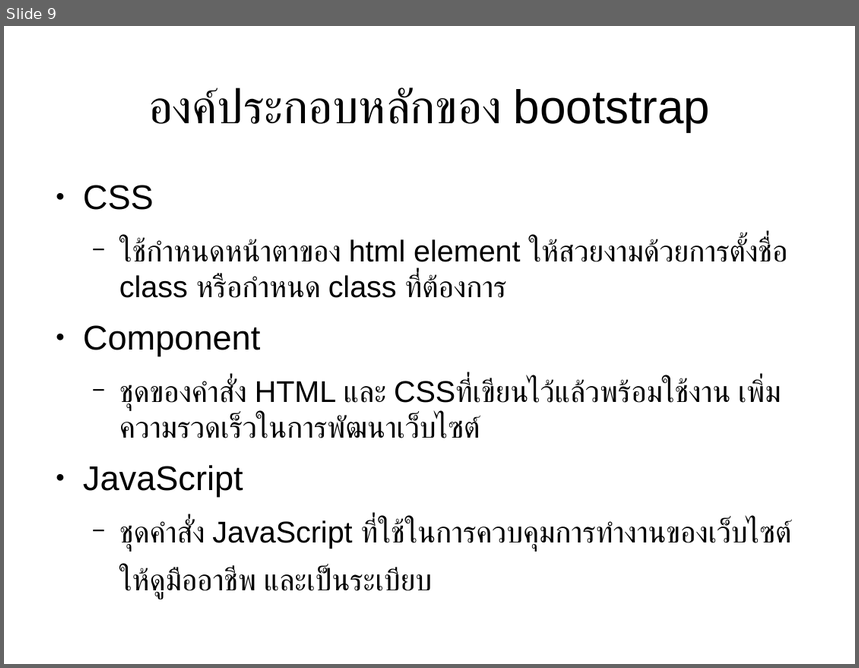
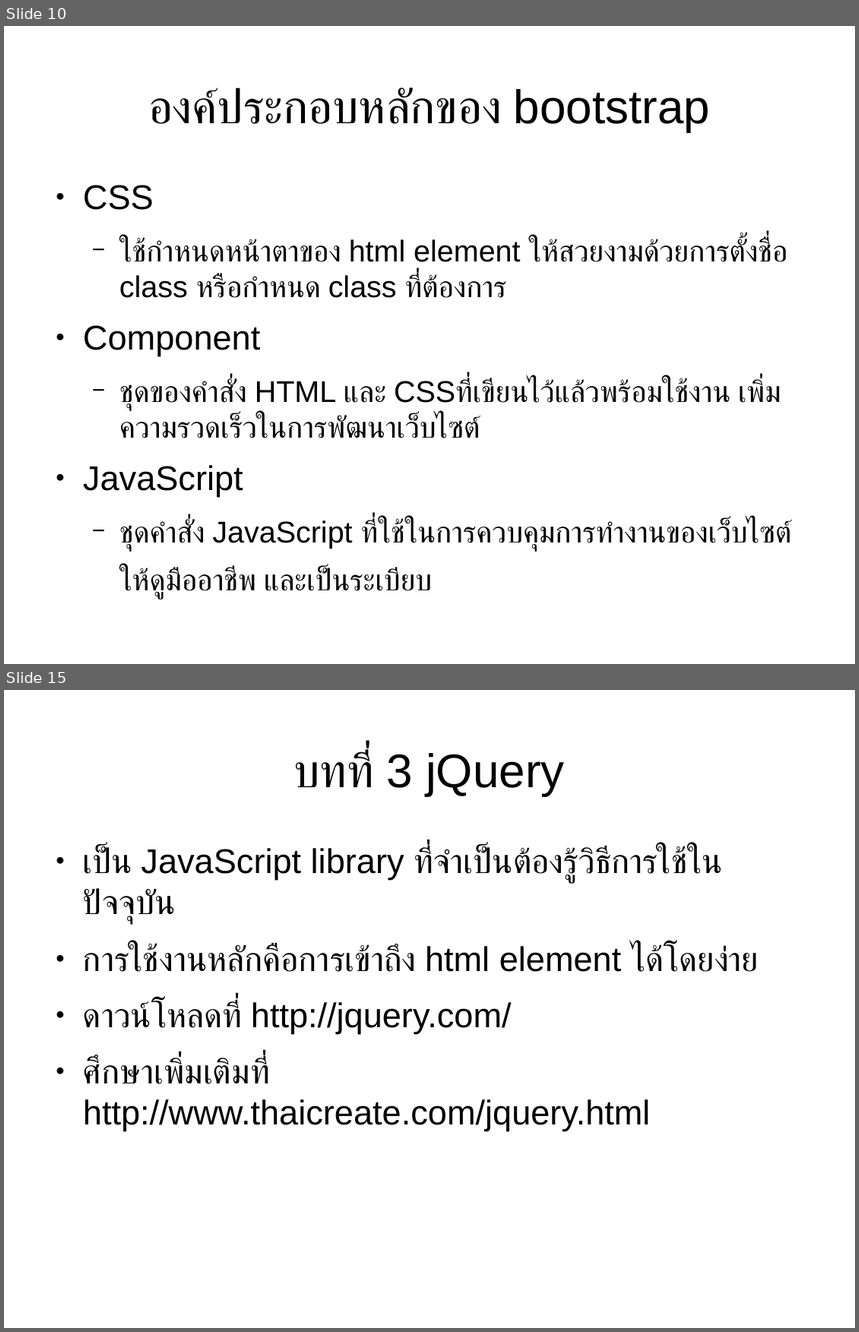
Before and after one commit to expstudio/Laravel-Course-Material, a slide deck: slide course.odp. Shown one above the other, each under a label of ours: slide 9 before the commit, slides 10 and 15 after it; the slides between them are not shown. The pictures are 859x668 and 859x1332 pixels, drawn with LibreOffice and Linux fonts; fonts in the diff are those of the drawing. Boxes give left, top, right and bottom in pixels: in the first picture for what was removed or moved away, otherwise in the second. Text is boxed around its words. In the diff, an @@ line names an element or a change of style, - is before the commit and + after.

```diff
--- a/slide course.odp
+++ b/slide course.odp
@@ slide 15 added at bbox=[4, 690, 855, 1328], background #FFFFFF @@
@@ title added at bbox=[294, 751, 565, 796], 44 pt, text #000000 @@
+บทที่ 3 jQuery
@@ text added at bbox=[83, 847, 759, 1132], 32 pt, text #000000 @@
+● เป็น JavaScript library ที่จำเป็นต้องรู้วิธีการใช้ในปัจจุบัน
+● การใช้งานหลักคือการเข้าถึง html element ได้โดยง่าย
+● ดาวน์โหลดที่ http://jquery.com/
+● ศึกษาเพิ่มเติมที่ http://www.thaicreate.com/jquery.html
@@ what was slide 9 is now slide 10 @@
```
Also in this commit, not shown: 4 slides changed, 12 other slides added, 3 slides removed, 2 other files.
